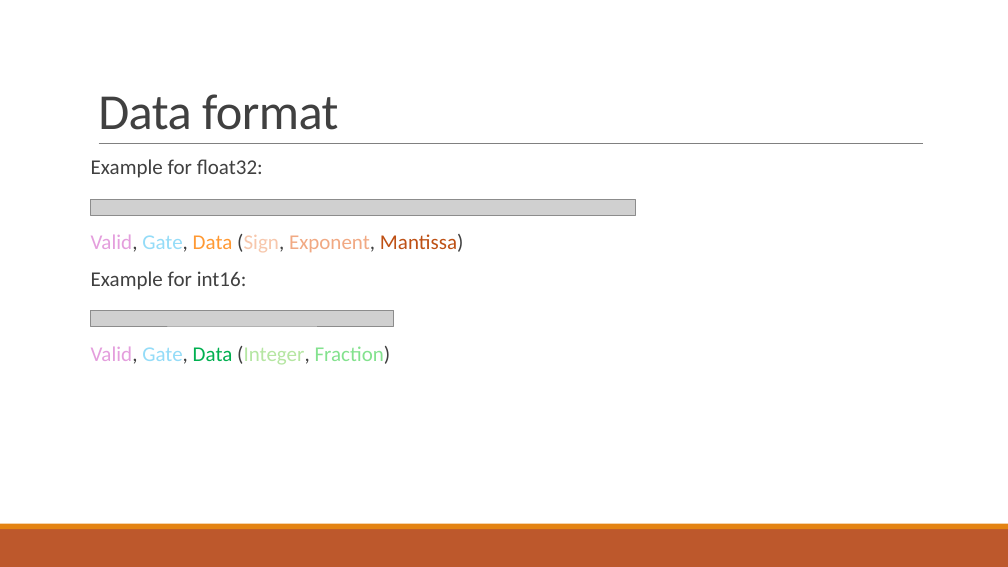
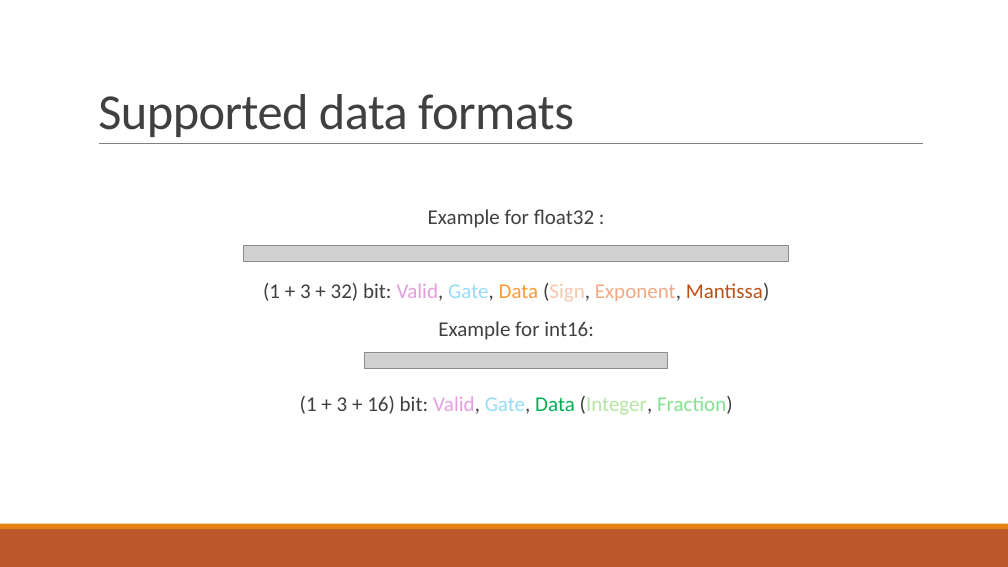
Before and after one commit to AlessandroVaraldi/LSTM_ACCELERATOR, a slide deck: slide 9 of slides/slides.pptx. Drawn at 1008x567 pixels with LibreOffice and Linux fonts; fonts in the diff are those of the drawing; grey boxes stand for pictures. Boxes give left, top, right and bottom in pixels: in the first picture for what was removed or moved away, otherwise in the second. Text is boxed around its words. In the diff, an @@ line names an element or a change of style, - is before the commit and + after.

```diff
--- a/slides/slides.pptx
+++ b/slides/slides.pptx
@@ title at bbox=[98, 94, 574, 137]: text changed @@
-Data format
+Supported data formats
@@ text "Example for float32 :": place and size @@
-text "Example for float32 :" at bbox=[91, 159, 464, 365]
+text "Example for float32 :" at bbox=[263, 209, 770, 415]
@@ text at bbox=[263, 209, 770, 302]: text changed @@
-Example for float32:
-Valid, Gate, Data (Sign, Exponent, Mantissa)
+Example for float32 :
+(1 + 3 + 32) bit: Valid, Gate, Data (Sign, Exponent, Mantissa)
@@ picture: place and size @@
-picture at bbox=[91, 200, 636, 216]
+picture at bbox=[243, 246, 789, 262]
@@ text at bbox=[438, 321, 594, 340]: alignment left to centre @@
@@ picture: place and size @@
-picture at bbox=[91, 310, 394, 326]
+picture at bbox=[364, 352, 668, 368]
@@ text at bbox=[300, 396, 733, 415]: text changed; text colour #83E28E to #404040 @@
-Valid, Gate, Data (Integer, Fraction)
+(1 + 3 + 16) bit: Valid, Gate, Data (Integer, Fraction)
```
Also in this commit, not shown: 5 other slides changed, 1 slide added, 1 slide removed, 1 other file.
